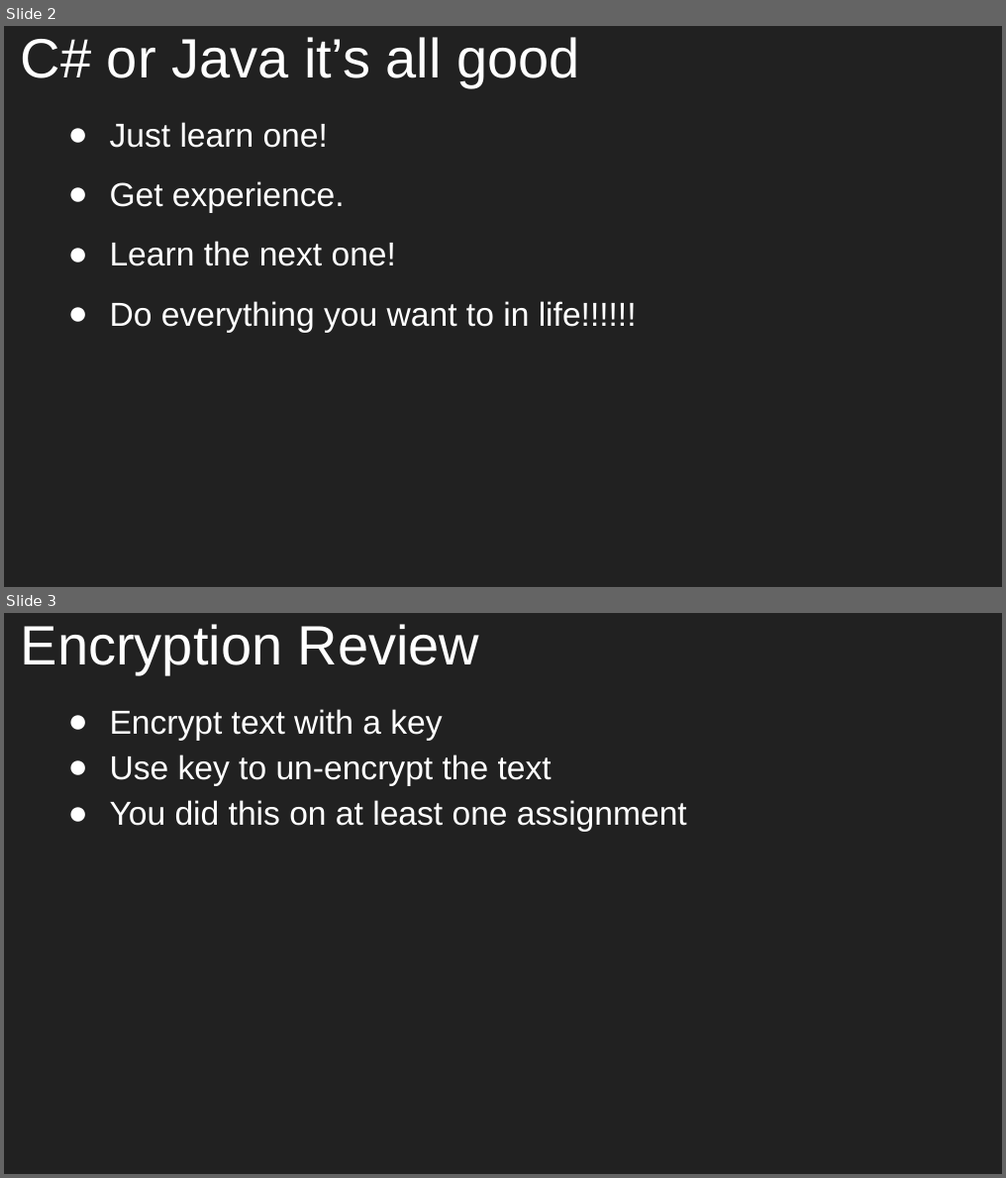
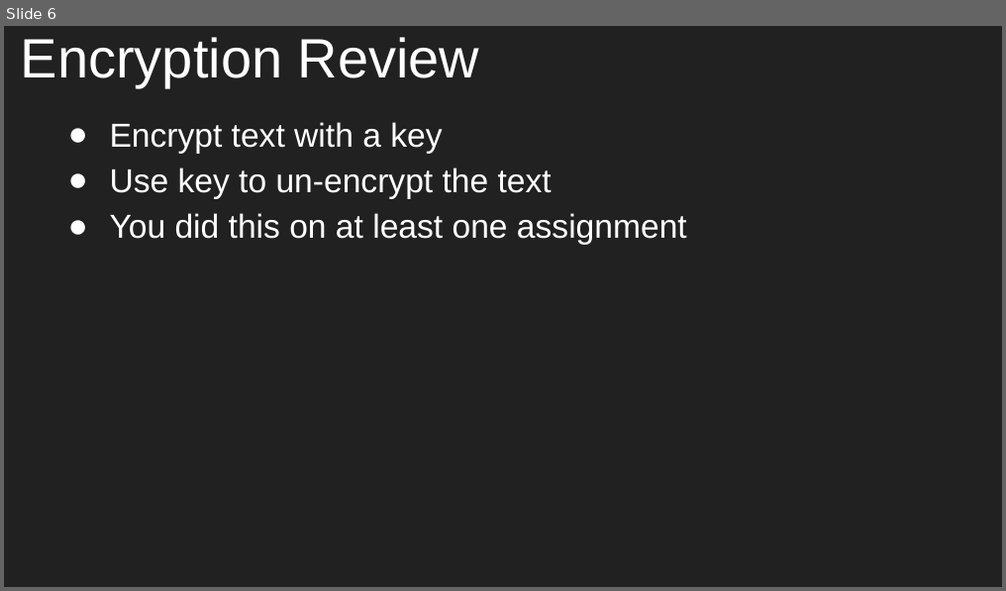
Before and after one commit to aleesham/lc101-unit2, a slide deck: slides/Unit 2 - LC 101 - Class 13.pptx. Shown one above the other, each under a label of ours: slides 2 and 3 before the commit, slide 6 after it. The pictures are 1006x1178 and 1006x591 pixels, drawn with LibreOffice and Linux fonts; fonts in the diff are those of the drawing. Boxes give left, top, right and bottom in pixels: in the first picture for what was removed or moved away, otherwise in the second. Text is boxed around its words. In the diff, an @@ line names an element or a change of style, - is before the commit and + after.

```diff
--- a/slides/Unit 2 - LC 101 - Class 13.pptx
+++ b/slides/Unit 2 - LC 101 - Class 13.pptx
@@ slide 2 removed at box(4, 26, 1002, 587), background #212121 @@
@@ title removed at box(21, 37, 580, 87) @@
-C# or Java it’s all good
@@ text removed at box(110, 122, 637, 333) @@
-● Just learn one!
-● Get experience.
-● Learn the next one!
-● Do everything you want to in life!!!!!!
@@ what was slide 3 is now slide 6 @@
```
Also in this commit, not shown: 1 slide changed, 5 slides added.
